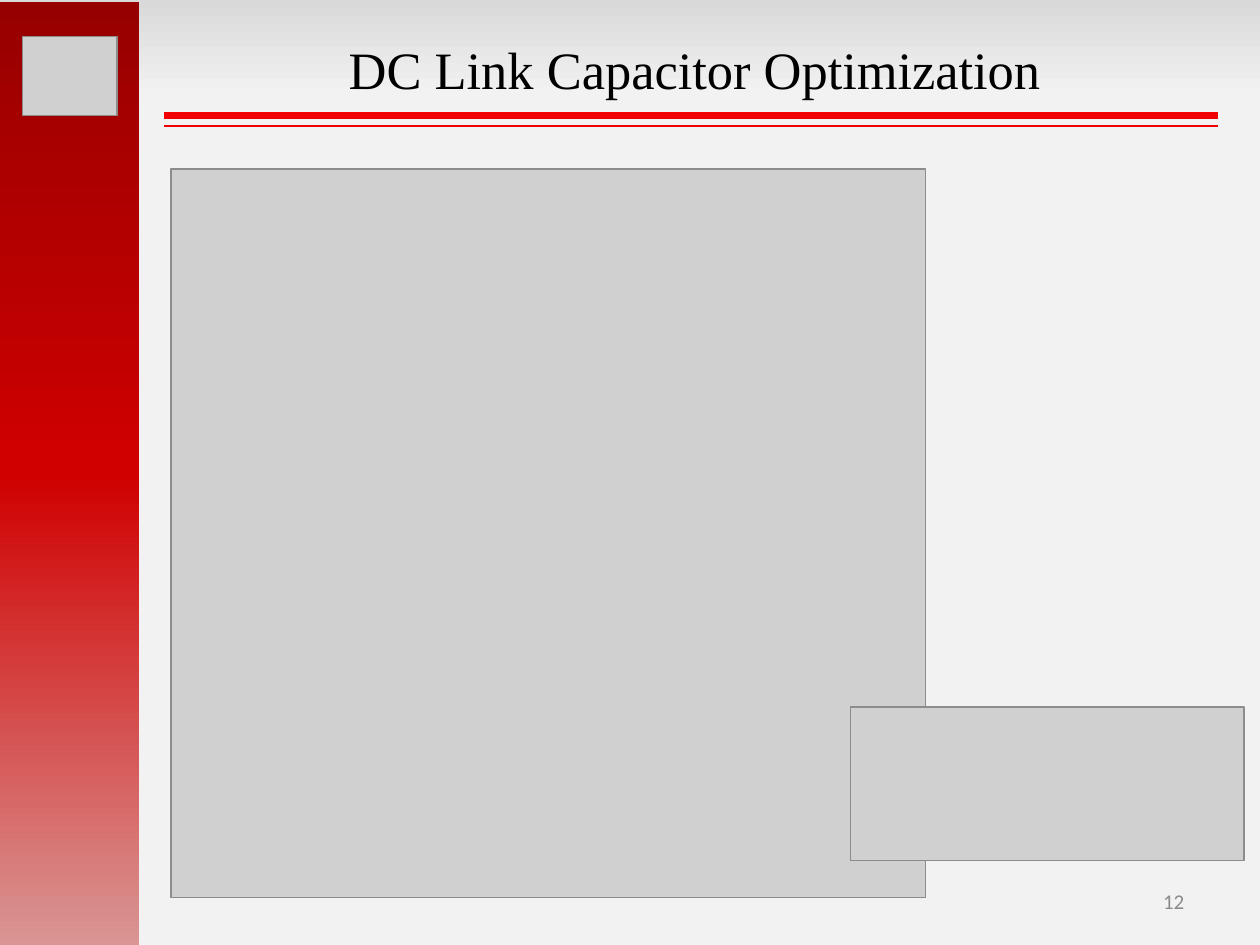
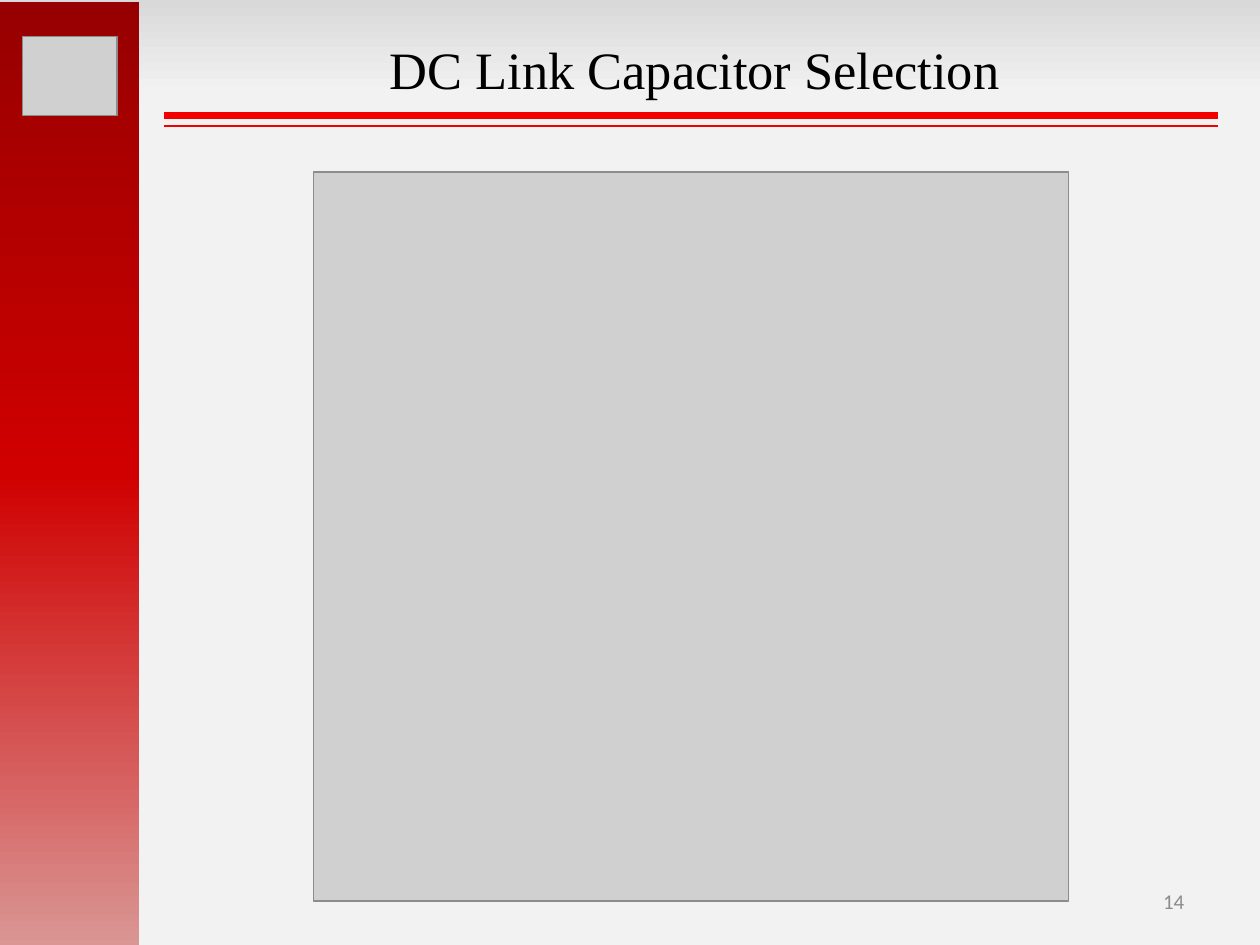
Before and after one commit to hakanpolat/IMMD, a slide deck: slide 14 of GRW2017/sunum/GRW2017_MesutUğur.pptx (slide 12 before the commit). Drawn at 1260x945 pixels with LibreOffice and Linux fonts; fonts in the diff are those of the drawing; grey boxes stand for pictures. Boxes give left, top, right and bottom in pixels: in the first picture for what was removed or moved away, otherwise in the second. Text is boxed around its words. In the diff, an @@ line names an element or a change of style, - is before the commit and + after.

```diff
--- a/GRW2017/sunum/GRW2017_MesutUğur.pptx
+++ b/GRW2017/sunum/GRW2017_MesutUğur.pptx
@@ text at [390, 52, 999, 100]: text changed @@
-DC Link Capacitor Optimization
+DC Link Capacitor Selection
@@ picture: place and size @@
-picture at [171, 169, 926, 897]
+picture at [314, 173, 1068, 901]
@@ picture removed at [850, 707, 1244, 861] @@
@@ page number at [1163, 895, 1184, 909]: text changed @@
-12
+14
```
Also in this commit, not shown: 10 other slides changed, 4 slides added, 3 slides removed, 2 other files.
